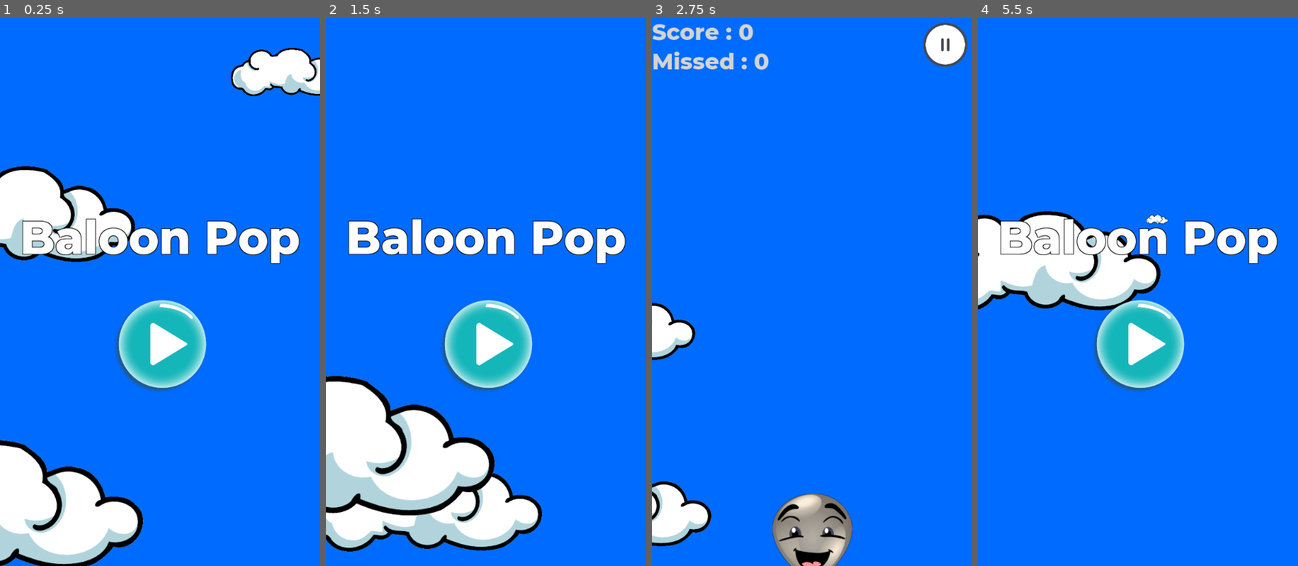
Above: before the commit, frames 1-4 (left to right).
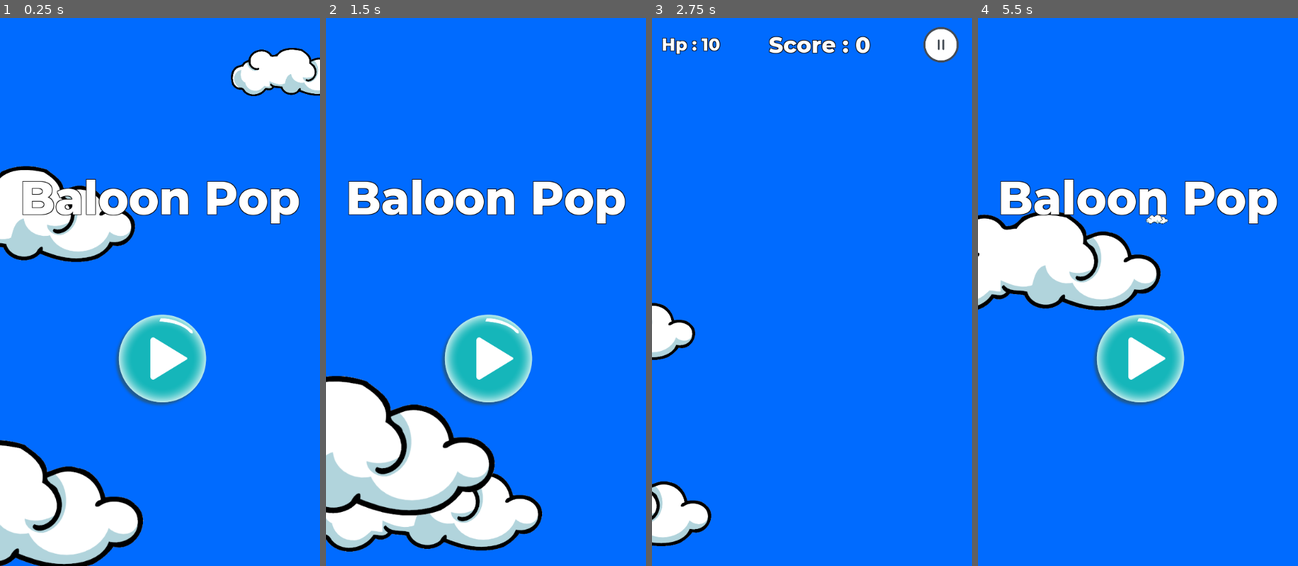
Above: after the commit, the same moments.

Repository: renosyah/ballon-pop
Game: Godot game, scene res://asset/menu/menu.tscn
The game is run twice, just before and just after one commit, with the same random seed, the same clock (stepped at 60 frames per second) and the same inputs.
Inputs (mouse positions are in pixels of both pictures, inside the frame that each line leads up to; where the layout moved, square brackets give the same spot in the first picture):
- Up to frame 1 (0.25 s): no input
- Up to frame 2 (1.5 s): click (486, 363) [486, 346] at 0.5 s; click (614, 45) [620, 45] at 1.25 s
- Up to frame 3 (2.75 s): click (812, 363) [812, 346] at 2 s
- Up to frame 4 (5.5 s): click (1266, 45) [1272, 45] at 2.75 s; click (1138, 363) [1138, 346] at 3.5 s; click (1266, 45) [1272, 45] at 4.25 s; move the mouse to (1208, 264) at 5.02 s; press the mouse at (1208, 264) at 5.03 s

The runs differ from the first frame. In frame 1, 8.9% of the frame differs, in the area x 6-94%, y 29-71%; in frame 2, 10%; in frame 3, 5.2%; in frame 4, 9.1%.

Commit message:
add hp on balloon

Diff:
--- a/asset/game/balloon/balloon.gd
+++ b/asset/game/balloon/balloon.gd
@@ -44,7 +44,7 @@
 
 		hp -= 1
 
-		if hp < 0:
+		if hp < 1:
 			set_dead()
 
 		_audio.play()
--- a/asset/game/game.gd
+++ b/asset/game/game.gd
@@ -21,22 +21,30 @@
 onready var _spawn_position = $balloon_spawn_point
 onready var _cloud_spawn_point = $cloud_spawn_point
 onready var _timer = $Timer
-onready var _score = $Label
+onready var _score = $ui_panel/score
+onready var _hp = $ui_panel/hp
+onready var _lose_panel = $lose_panel
+onready var _ui_panel = $ui_panel
 
 onready var _screen_size = get_viewport().get_visible_rect().size
 
 var balloon_pools :Array = []
 var popping_pools :Array = []
 
-var score = 0
-var missed = 0
+var score :int = 0
+var hp :int = 10
+var max_hp :int = 10
 
 # Called when the node enters the scene tree for the first time.
 func _ready():
+	_lose_panel.visible = false
+	_ui_panel.visible = true
+
 	randomize()
 	spawn_initial_cloud()
 	pooling_balloon()
 	pooling_poping()
+	display_score()
 
 func _on_Timer_timeout():
 	spawn_balloon(get_random_x())
@@ -98,15 +106,24 @@
 
 func _on_ballon_pop(bal :Balloon):
 	spawn_poping_fragment(bal.color, bal.global_position)
-	score += 1
-	display_score()
+
+	if bal.is_dead:
+		score += 1
+		display_score()
 
 func _on_ballon_missed(bal :Balloon):
-	missed += 1
+	if hp < 1:
+		_lose_panel.visible = true
+		_ui_panel.visible = false
+		_timer.stop()
+	else:
+		hp -= 1
+
 	display_score()
 
 func display_score():
-	_score.text = "Score : " + str(score) + "\nMissed : " + str(missed)
+	_score.text = "Score : " + str(score)
+	_hp.text = "Hp : " + str(hp)
 
 func get_random_x():
 	var x = _spawn_position.rect_global_position.x
@@ -124,3 +141,11 @@
 
 func _on_TextureButton_pressed():
 	get_tree().change_scene("res://asset/menu/menu.tscn")
+
+func _on_try_again_pressed():
+	score = 0
+	hp = max_hp
+	display_score()
+	_lose_panel.visible = false
+	_ui_panel.visible = true
+	_timer.start()
--- a/asset/game/game.tscn
+++ b/asset/game/game.tscn
@@ -1,8 +1,11 @@
-[gd_scene load_steps=4 format=2]
+[gd_scene load_steps=7 format=2]
 
 [ext_resource path="res://asset/game/game.gd" type="Script" id=1]
 [ext_resource path="res://asset/ui/fonts/montserrat_eb_48.tres" type="DynamicFont" id=2]
+[ext_resource path="res://asset/ui/fonts/montserrat_eb_32.tres" type="DynamicFont" id=3]
 [ext_resource path="res://asset/game/pause.png" type="Texture" id=4]
+[ext_resource path="res://asset/menu/play.png" type="Texture" id=5]
+[ext_resource path="res://asset/ui/fonts/montserrat_eb_86.tres" type="DynamicFont" id=6]
 
 [node name="game" type="Node"]
 script = ExtResource( 1 )
@@ -26,33 +29,137 @@
 anchor_bottom = 1.0
 margin_top = 7.0
 margin_bottom = 89.0
+
+[node name="ui_panel" type="HBoxContainer" parent="."]
+anchor_right = 1.0
+rect_min_size = Vector2( 0, 100 )
+alignment = 1
+
+[node name="MarginContainer4" type="MarginContainer" parent="ui_panel"]
+margin_right = 14.0
+margin_bottom = 100.0
+rect_min_size = Vector2( 14, 0 )
+
+[node name="hp" type="Label" parent="ui_panel"]
+margin_left = 18.0
+margin_top = 30.0
+margin_right = 115.0
+margin_bottom = 70.0
+rect_min_size = Vector2( 80, 0 )
+custom_colors/font_outline_modulate = Color( 0, 0, 0, 1 )
+custom_colors/font_color_shadow = Color( 0, 0, 0, 1 )
+custom_constants/shadow_offset_x = 1
+custom_constants/shadow_offset_y = 1
+custom_constants/shadow_as_outline = 1
+custom_fonts/font = ExtResource( 3 )
+text = "Hp : 4"
+
+[node name="MarginContainer3" type="MarginContainer" parent="ui_panel"]
+margin_left = 119.0
+margin_right = 209.0
+margin_bottom = 100.0
+size_flags_horizontal = 3
+
+[node name="score" type="Label" parent="ui_panel"]
+margin_left = 213.0
+margin_top = 24.0
+margin_right = 404.0
+margin_bottom = 76.0
+custom_colors/font_outline_modulate = Color( 0, 0, 0, 1 )
+custom_colors/font_color_shadow = Color( 0, 0, 0, 1 )
+custom_constants/shadow_offset_x = 1
+custom_constants/shadow_offset_y = 1
+custom_constants/shadow_as_outline = 1
+custom_fonts/font = ExtResource( 2 )
+text = "Score : 0"
+align = 1
+valign = 1
+
+[node name="MarginContainer2" type="MarginContainer" parent="ui_panel"]
+margin_left = 408.0
+margin_right = 498.0
+margin_bottom = 100.0
+size_flags_horizontal = 3
+
+[node name="TextureButton" type="TextureButton" parent="ui_panel"]
+margin_left = 502.0
+margin_top = 10.0
+margin_right = 582.0
+margin_bottom = 90.0
+rect_min_size = Vector2( 80, 80 )
+size_flags_vertical = 4
+texture_normal = ExtResource( 4 )
+expand = true
+
+[node name="MarginContainer5" type="MarginContainer" parent="ui_panel"]
+margin_left = 586.0
+margin_right = 600.0
+margin_bottom = 100.0
+rect_min_size = Vector2( 14, 0 )
+
+[node name="lose_panel" type="VBoxContainer" parent="."]
+anchor_right = 1.0
+anchor_bottom = 1.0
+alignment = 1
+
+[node name="title" type="Label" parent="lose_panel"]
+margin_top = 283.0
+margin_right = 600.0
+margin_bottom = 389.0
+custom_colors/font_color = Color( 1, 1, 1, 1 )
+custom_colors/font_outline_modulate = Color( 0, 0, 0, 1 )
+custom_colors/font_color_shadow = Color( 0, 0, 0, 1 )
+custom_constants/shadow_offset_x = 1
+custom_constants/shadow_offset_y = 1
+custom_constants/shadow_as_outline = 1
+custom_fonts/font = ExtResource( 6 )
+text = "You lose"
+align = 1
+valign = 1
 __meta__ = {
 "_edit_use_anchors_": false
 }
 
-[node name="Label" type="Label" parent="."]
-modulate = Color( 0.827451, 0.827451, 0.827451, 1 )
-margin_right = 162.0
-margin_bottom = 52.0
+[node name="sub" type="Label" parent="lose_panel"]
+margin_top = 393.0
+margin_right = 600.0
+margin_bottom = 433.0
+custom_colors/font_color = Color( 1, 1, 1, 1 )
 custom_colors/font_outline_modulate = Color( 0, 0, 0, 1 )
-custom_fonts/font = ExtResource( 2 )
-text = "Score : 0
-Missed : 0"
+custom_colors/font_color_shadow = Color( 0, 0, 0, 1 )
+custom_constants/shadow_offset_x = 1
+custom_constants/shadow_offset_y = 1
+custom_constants/shadow_as_outline = 1
+custom_fonts/font = ExtResource( 3 )
+text = "Try again?"
+align = 1
+valign = 1
+__meta__ = {
+"_edit_use_anchors_": false
+}
+
+[node name="MarginContainer" type="MarginContainer" parent="lose_panel"]
+margin_top = 437.0
+margin_right = 600.0
+margin_bottom = 537.0
+rect_min_size = Vector2( 0, 100 )
+
+[node name="try_again" type="TextureButton" parent="lose_panel"]
+margin_left = 200.0
+margin_top = 541.0
+margin_right = 400.0
+margin_bottom = 741.0
+rect_min_size = Vector2( 200, 200 )
+size_flags_horizontal = 4
+texture_normal = ExtResource( 5 )
+expand = true
 __meta__ = {
 "_edit_use_anchors_": false
 }
 
 [node name="Timer" type="Timer" parent="."]
-wait_time = 0.5
 autostart = true
 
-[node name="TextureButton" type="TextureButton" parent="."]
-anchor_left = 1.0
-anchor_right = 1.0
-margin_left = -100.0
-margin_bottom = 100.0
-texture_normal = ExtResource( 4 )
-expand = true
-
+[connection signal="pressed" from="ui_panel/TextureButton" to="." method="_on_TextureButton_pressed"]
+[connection signal="pressed" from="lose_panel/try_again" to="." method="_on_try_again_pressed"]
 [connection signal="timeout" from="Timer" to="." method="_on_Timer_timeout"]
-[connection signal="pressed" from="TextureButton" to="." method="_on_TextureButton_pressed"]
--- a/asset/menu/menu.gd
+++ b/asset/menu/menu.gd
@@ -3,7 +3,7 @@
 onready var _bg = $bg
 onready var _cloud_spawn_point = $cloud_spawn_point
 onready var _timer = $Timer
-onready var _label = $VBoxContainer/Label
+onready var _player_name = $VBoxContainer/player_name
 
 onready var _screen_size = get_viewport().get_visible_rect().size
 
@@ -13,7 +13,7 @@
 	spawn_initial_cloud()
 
 	if OS.has_feature('JavaScript'):
-		_label.text = JavaScript.eval("""
+		_player_name.text = JavaScript.eval("""
 			var url_string = window.location.href;
 			var url = new URL(url_string);
 			url.searchParams.get('name');
--- a/asset/menu/menu.tscn
+++ b/asset/menu/menu.tscn
@@ -1,5 +1,6 @@
-[gd_scene load_steps=4 format=2]
+[gd_scene load_steps=5 format=2]
 
+[ext_resource path="res://asset/ui/fonts/montserrat_eb_32.tres" type="DynamicFont" id=1]
 [ext_resource path="res://asset/menu/menu.gd" type="Script" id=2]
 [ext_resource path="res://asset/menu/play.png" type="Texture" id=3]
 [ext_resource path="res://asset/ui/fonts/montserrat_eb_86.tres" type="DynamicFont" id=4]
@@ -28,15 +29,11 @@
 anchor_right = 1.0
 anchor_bottom = 1.0
 alignment = 1
-__meta__ = {
-"_edit_use_anchors_": false
-}
 
-[node name="Label" type="Label" parent="VBoxContainer"]
-margin_top = 310.0
+[node name="title" type="Label" parent="VBoxContainer"]
+margin_top = 283.0
 margin_right = 600.0
-margin_bottom = 510.0
-rect_min_size = Vector2( 200, 200 )
+margin_bottom = 389.0
 custom_colors/font_color = Color( 1, 1, 1, 1 )
 custom_colors/font_outline_modulate = Color( 0, 0, 0, 1 )
 custom_colors/font_color_shadow = Color( 0, 0, 0, 1 )
@@ -51,11 +48,34 @@
 "_edit_use_anchors_": false
 }
 
+[node name="player_name" type="Label" parent="VBoxContainer"]
+margin_top = 393.0
+margin_right = 600.0
+margin_bottom = 433.0
+custom_colors/font_color = Color( 1, 1, 1, 1 )
+custom_colors/font_outline_modulate = Color( 0, 0, 0, 1 )
+custom_colors/font_color_shadow = Color( 0, 0, 0, 1 )
+custom_constants/shadow_offset_x = 1
+custom_constants/shadow_offset_y = 1
+custom_constants/shadow_as_outline = 1
+custom_fonts/font = ExtResource( 1 )
+align = 1
+valign = 1
+__meta__ = {
+"_edit_use_anchors_": false
+}
+
+[node name="MarginContainer" type="MarginContainer" parent="VBoxContainer"]
+margin_top = 437.0
+margin_right = 600.0
+margin_bottom = 537.0
+rect_min_size = Vector2( 0, 100 )
+
 [node name="TextureButton" type="TextureButton" parent="VBoxContainer"]
 margin_left = 200.0
-margin_top = 514.0
+margin_top = 541.0
 margin_right = 400.0
-margin_bottom = 714.0
+margin_bottom = 741.0
 rect_min_size = Vector2( 200, 200 )
 size_flags_horizontal = 4
 texture_normal = ExtResource( 3 )
